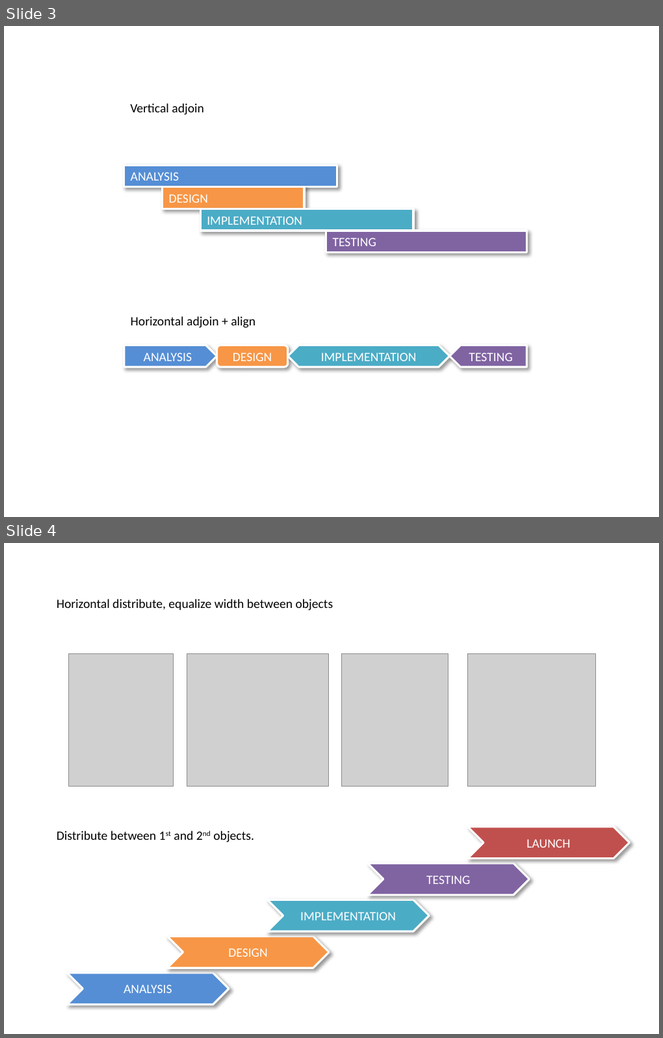
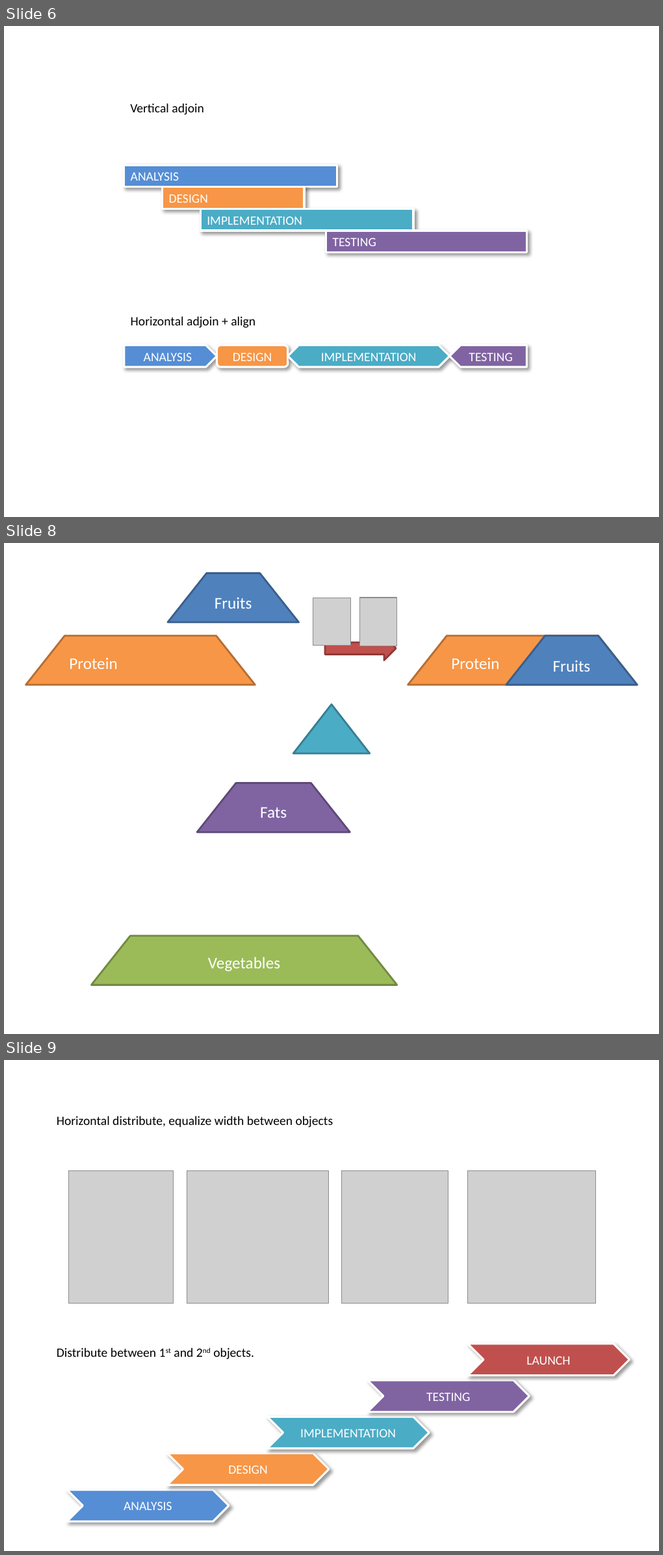
Before and after one commit to PowerPointLabs/PowerPointLabs, a slide deck: doc/Examples-PositionsLab.pptx. Shown one above the other, each under a label of ours: slides 3 and 4 before the commit, slides 6, 8 and 9 after it; the slides between them are not shown. The pictures are 663x1038 and 663x1555 pixels, drawn with LibreOffice and Linux fonts; fonts in the diff are those of the drawing; grey boxes stand for pictures. Boxes give left, top, right and bottom in pixels: in the first picture for what was removed or moved away, otherwise in the second. Text is boxed around its words. In the diff, an @@ line names an element or a change of style, - is before the commit and + after.

```diff
--- a/doc/Examples-PositionsLab.pptx
+++ b/doc/Examples-PositionsLab.pptx
@@ slide 8 added at (x1=4, y1=543, x2=659, y2=1034), background #FFFFFF @@
@@ trapezoid added at (x1=168, y1=573, x2=299, y2=622), fill #4F81BD, outline #3A5F8C 2 pt, 18 pt, text #FFFFFF @@
+Fruits
@@ picture added at (x1=313, y1=598, x2=350, y2=646) @@
@@ picture added at (x1=360, y1=598, x2=397, y2=646) @@
@@ trapezoid added at (x1=25, y1=636, x2=255, y2=685), fill #F79646, outline #B76F34 2 pt, 18 pt, text #FFFFFF @@
+Protein
@@ right arrow added at (x1=325, y1=637, x2=396, y2=660), fill #C0504D, outline #8E3B39 2 pt @@
@@ trapezoid added at (x1=408, y1=636, x2=638, y2=685), fill #F79646, outline #B76F34 2 pt, 18 pt, text #FFFFFF @@
+Protein
@@ trapezoid added at (x1=506, y1=636, x2=638, y2=685), fill #4F81BD, outline #3A5F8C 2 pt, 18 pt, text #FFFFFF @@
+Fruits
@@ trapezoid added at (x1=294, y1=704, x2=370, y2=754), fill #4BACC6, outline #377F92 2 pt @@
@@ trapezoid added at (x1=197, y1=783, x2=350, y2=833), fill #8064A2, outline #5F4A78 2 pt, 18 pt, text #FFFFFF @@
+Fats
@@ trapezoid added at (x1=91, y1=936, x2=397, y2=985), fill #9BBB59, outline #738A42 2 pt, 18 pt, text #FFFFFF @@
+Vegetables
@@ what was slide 3 is now slide 6 @@
@@ what was slide 4 is now slide 9 @@
```
Also in this commit, not shown: 1 slide changed, 12 other slides added, 2 slides removed.
